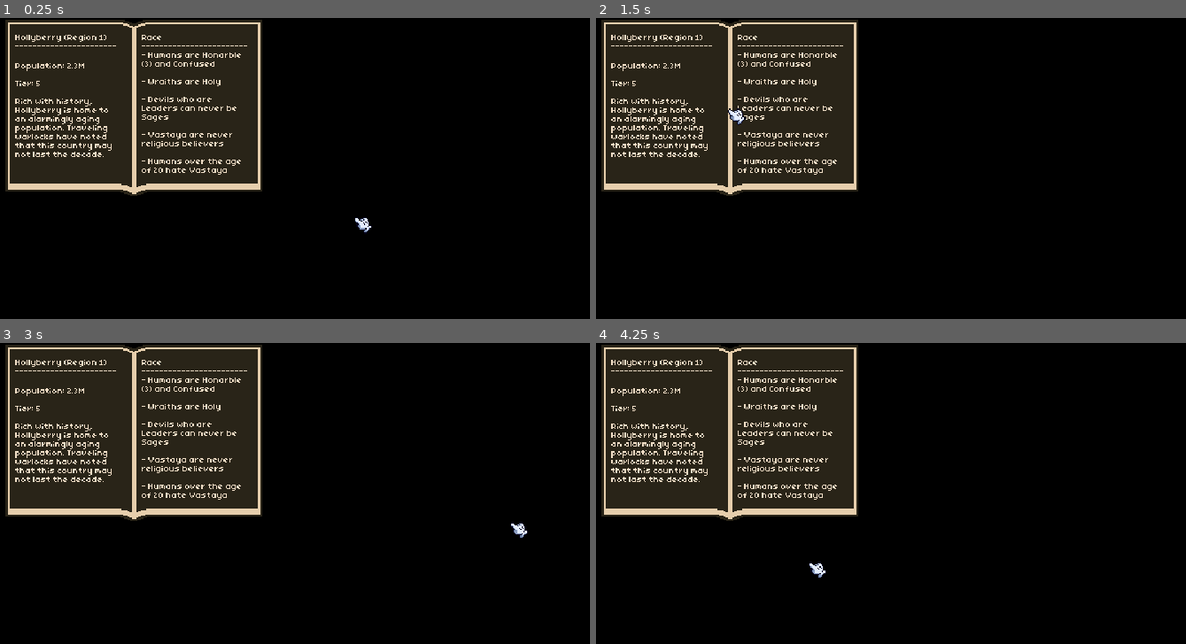
Above: before the commit, frames 1-4 (two rows, left to right).
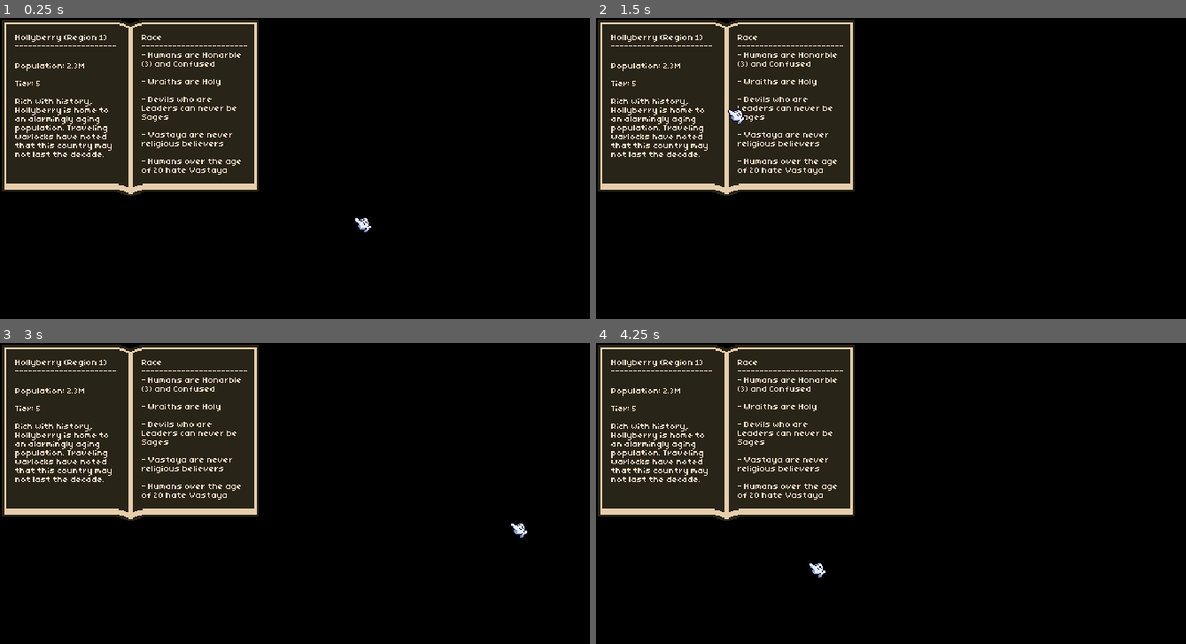
Above: after the commit, the same moments.

Repository: AdamRusv/poison-game
Game: Godot game, scene res://1_Scenes/1_Objects/atlas.tscn
The game is run twice, just before and just after one commit, with the same random seed, the same clock (stepped at 60 frames per second) and the same inputs. This scene is started directly instead of the project's main scene.
Inputs (mouse positions are in pixels of both pictures, inside the frame that each line leads up to):
- Up to frame 1 (0.25 s): no input
- Up to frame 2 (1.5 s): click (725, 108) at 0.52 s; click (725, 108) at 1.27 s
- Up to frame 3 (3 s): click (129, 433) at 2.02 s; tap Enter at 2.75 s; move the mouse to (507, 523) at 2.77 s; click (507, 523) at 2.85 s
- Up to frame 4 (4.25 s): tap Space (spacebar) at 3.5, 3.6 s; move the mouse to (808, 562) at 3.52 s

The runs differ from the first frame. In frame 1, 2.0% of the frame differs, in the area x 0-45%, y 0-60%; in frame 2, 2.0%; in frame 3, 2.0%; in frame 4, 2.0%.
Error in both runs: Cannot call method 'get_rect' on a null value. (res://2_Scripts/2_Independent/paper.gd:43)

Commit message:
added flip page shader and others

Diff:
--- a/1_Scenes/1_Objects/atlas.tscn
+++ b/1_Scenes/1_Objects/atlas.tscn
@@ -1,15 +1,26 @@
 [gd_scene format=3 uid="uid://cmikwn8hrnr5g"]
 
 [ext_resource type="Script" uid="uid://b1hcjlnogkytj" path="res://2_Scripts/2_Independent/paper.gd" id="1_dn5do"]
-[ext_resource type="Texture2D" uid="uid://btbkhfkp1pr81" path="res://0_Art/New_Art(Needs Sorting)/Atlas 2s-Sheet.png" id="2_3lemr"]
+[ext_resource type="Texture2D" uid="uid://d1r4cfimm4n7i" path="res://0_Art/New_Art(Needs Sorting)/Atlas 2s.png" id="2_osfa7"]
+[ext_resource type="Shader" uid="uid://c4d77gi57kbka" path="res://4_Shaders/0_Scripts/atlas page turn.gdshader" id="3_3lemr"]
+[ext_resource type="Texture2D" uid="uid://dy1gjsxd0sb6m" path="res://0_Art/New_Art(Needs Sorting)/Single Page Atlas.png" id="3_dn5do"]
 [ext_resource type="Theme" uid="uid://bhvewryp1cmbt" path="res://6_Other/description font.tres" id="4_28i0q"]
+[ext_resource type="Texture2D" uid="uid://cgmy4jxo6fcca" path="res://0_Art/New_Art(Needs Sorting)/Atlas Bottom Page Trim.png" id="4_xmrx0"]
 [ext_resource type="Texture2D" uid="uid://n82vq8gxieut" path="res://0_Art/New_Art(Needs Sorting)/PageCorner-Sheet.png" id="5_t11ig"]
 
-[sub_resource type="AtlasTexture" id="AtlasTexture_xmrx0"]
-atlas = ExtResource("2_3lemr")
-region = Rect2(0, 0, 242, 189)
-
 [sub_resource type="StyleBoxEmpty" id="StyleBoxEmpty_3lemr"]
+
+[sub_resource type="ShaderMaterial" id="ShaderMaterial_28i0q"]
+shader = ExtResource("3_3lemr")
+shader_parameter/flip_h = true
+shader_parameter/flip_v = false
+shader_parameter/progress = 0.0
+shader_parameter/x_end_factor = 1.00000002375
+shader_parameter/y_end_factor = 0.9990001899525001
+shader_parameter/reverse_dark = 1.0
+
+[sub_resource type="ViewportTexture" id="ViewportTexture_2y7yb"]
+viewport_path = NodePath("SubViewport")
 
 [sub_resource type="AtlasTexture" id="AtlasTexture_504ay"]
 atlas = ExtResource("5_t11ig")
@@ -17,8 +28,8 @@
 
 [node name="Paper" type="MarginContainer" unique_id=1389312574 node_paths=PackedStringArray("packetParent", "pageFlipButton", "pageFlipTexture", "parentNode", "detectionArea")]
 z_index = 1
-offset_right = 242.0
-offset_bottom = 189.0
+offset_right = 236.0
+offset_bottom = 163.0
 script = ExtResource("1_dn5do")
 packetParent = NodePath("Page Flip Container")
 pageFlipButton = NodePath("Page Flip Container/Page Flip Button")
@@ -26,9 +37,9 @@
 parentNode = NodePath(".")
 detectionArea = NodePath("Drag Button")
 
-[node name="TextureRect2" type="TextureRect" parent="." unique_id=444832334]
-layout_mode = 2
-texture = SubResource("AtlasTexture_xmrx0")
+[node name="Full Atlas" type="TextureRect" parent="." unique_id=444832334]
+layout_mode = 2
+texture = ExtResource("2_osfa7")
 stretch_mode = 2
 
 [node name="HBoxContainer" type="HBoxContainer" parent="." unique_id=1134887535]
@@ -107,6 +118,7 @@
 theme_override_styles/separator = SubResource("StyleBoxEmpty_3lemr")
 
 [node name="Region Info Holder" type="VBoxContainer" parent="HBoxContainer" unique_id=18310606]
+visible = false
 custom_maximum_size = Vector2(115, 150)
 layout_mode = 2
 size_flags_horizontal = 3
@@ -171,8 +183,24 @@
 fit_content = true
 scroll_active = false
 
+[node name="Page Projector" type="TextureRect" parent="." unique_id=2048782279]
+material = SubResource("ShaderMaterial_28i0q")
+layout_mode = 2
+texture = SubResource("ViewportTexture_2y7yb")
+
+[node name="Trim Container" type="MarginContainer" parent="." unique_id=384535913]
+layout_mode = 2
+theme_override_constants/margin_right = 5
+theme_override_constants/margin_bottom = 4
+
+[node name="Trim Sprite" type="TextureRect" parent="Trim Container" unique_id=1268765824]
+layout_mode = 2
+size_flags_horizontal = 8
+size_flags_vertical = 8
+texture = ExtResource("4_xmrx0")
+stretch_mode = 2
+
 [node name="Drag Button" type="Button" parent="." unique_id=1229789884]
-visible = false
 layout_mode = 2
 focus_mode = 0
 flat = true
@@ -193,3 +221,92 @@
 [node name="Page Flip Button" type="Button" parent="Page Flip Container" unique_id=940300415]
 layout_mode = 2
 flat = true
+
+[node name="SubViewport" type="SubViewport" parent="." unique_id=555889455]
+disable_3d = true
+transparent_bg = true
+handle_input_locally = false
+canvas_item_default_texture_filter = 0
+gui_snap_controls_to_pixels = false
+size = Vector2i(237, 163)
+
+[node name="Page Container" type="MarginContainer" parent="SubViewport" unique_id=1877625295]
+offset_right = 237.0
+offset_bottom = 163.0
+theme_override_constants/margin_right = 1
+
+[node name="Page Sprite" type="TextureRect" parent="SubViewport/Page Container" unique_id=1042208507]
+layout_mode = 2
+size_flags_horizontal = 8
+texture = ExtResource("3_dn5do")
+stretch_mode = 2
+
+[node name="MarginContainer" type="MarginContainer" parent="SubViewport" unique_id=231385002]
+offset_right = 640.0
+offset_bottom = 360.0
+theme_override_constants/margin_left = 122
+
+[node name="Region Info Holder" type="VBoxContainer" parent="SubViewport/MarginContainer" unique_id=1909880771]
+custom_maximum_size = Vector2(115, 150)
+layout_mode = 2
+size_flags_horizontal = 3
+theme_override_constants/separation = 0
+
+[node name="Top Separator" type="HSeparator" parent="SubViewport/MarginContainer/Region Info Holder" unique_id=1539597412]
+layout_mode = 2
+theme_override_constants/separation = 15
+theme_override_styles/separator = SubResource("StyleBoxEmpty_3lemr")
+
+[node name="Title Container" type="MarginContainer" parent="SubViewport/MarginContainer/Region Info Holder" unique_id=1873021111]
+layout_mode = 2
+theme_override_constants/margin_left = 6
+theme_override_constants/margin_top = 0
+theme_override_constants/margin_right = 10
+
+[node name="Title Label" type="RichTextLabel" parent="SubViewport/MarginContainer/Region Info Holder/Title Container" unique_id=320638909]
+layout_mode = 2
+theme = ExtResource("4_28i0q")
+bbcode_enabled = true
+text = "Race"
+fit_content = true
+scroll_active = false
+
+[node name="Title Seperation Container" type="MarginContainer" parent="SubViewport/MarginContainer/Region Info Holder" unique_id=1603940953]
+layout_mode = 2
+theme_override_constants/margin_left = 6
+theme_override_constants/margin_right = 10
+
+[node name="Title Seperation Label" type="RichTextLabel" parent="SubViewport/MarginContainer/Region Info Holder/Title Seperation Container" unique_id=586639354]
+layout_mode = 2
+theme = ExtResource("4_28i0q")
+text = "------------------------"
+fit_content = true
+scroll_active = false
+
+[node name="Mid Separator" type="HSeparator" parent="SubViewport/MarginContainer/Region Info Holder" unique_id=459219639]
+layout_mode = 2
+theme_override_constants/separation = 0
+theme_override_styles/separator = SubResource("StyleBoxEmpty_3lemr")
+
+[node name="Info Container" type="MarginContainer" parent="SubViewport/MarginContainer/Region Info Holder" unique_id=1211441657]
+layout_mode = 2
+theme_override_constants/margin_left = 6
+theme_override_constants/margin_top = 0
+theme_override_constants/margin_right = 10
+theme_override_constants/margin_bottom = 0
+
+[node name="Info Label" type="RichTextLabel" parent="SubViewport/MarginContainer/Region Info Holder/Info Container" unique_id=559816010]
+layout_mode = 2
+theme = ExtResource("4_28i0q")
+bbcode_enabled = true
+text = "- Humans are Honarble (3) and Confused
+
+- Wraiths are Holy
+
+- Devils who are Leaders can never be Sages
+
+- Vastaya are never religious believers
+
+- Humans over the age of 20 hate Vastaya"
+fit_content = true
+scroll_active = false
--- /dev/null
+++ b/4_Shaders/0_Scripts/atlas page turn.gdshader
@@ -0,0 +1,147 @@
+shader_type canvas_item;
+uniform bool flip_h = false;
+uniform bool flip_v = false;
+uniform float progress : hint_range(0.0, 1.0, 0.001) = 0.0;
+uniform float x_end_factor : hint_range(0.5, 3.0, 0.001) = 2.0;
+uniform float y_end_factor : hint_range(-3.0, 1.0, 0.001) = -1.5;
+uniform float reverse_dark : hint_range(0.2, 1.0, 0.01) = 0.75;
+const vec2 scale = vec2(1.,1.);
+
+vec2 Line2point(vec2 linePoint,vec2 lineDire,vec2 point) {
+	lineDire = normalize(lineDire);
+	vec2 line2Ori = - linePoint - dot(-linePoint,lineDire)*lineDire;
+	vec2 p2Ori = - point - dot(-point,lineDire)*lineDire;
+	return line2Ori-p2Ori;
+	}
+
+vec4 ColorWithA(vec4 oldCol,vec4 newCol){
+	vec4 finalCol;
+	if((newCol.a + oldCol.a)>=1.)
+	{
+		finalCol.rgb = newCol.rgb ;
+		finalCol.a =1.0;
+	}
+	else{
+		finalCol.rgb = newCol.a/(newCol.a + oldCol.a)*newCol.rgb + oldCol.a/(newCol.a + oldCol.a)*oldCol.rgb;
+		finalCol.a = oldCol.a +newCol.a;
+		}
+	return 	finalCol;
+	}
+
+void fragment() {
+    vec2 uv = UV;
+	vec2 mouse_pos = (1.0 / TEXTURE_PIXEL_SIZE) * vec2(x_end_factor * progress, (y_end_factor - 1.0) * progress + 1.0);
+
+	if (flip_h) {uv.x = 1.0 - uv.x;}
+	if (flip_v) {uv.y = 1.0 - uv.y;}
+
+	vec4 finalColor = vec4(0.0); // Initialize with transparent color
+	float scale_min = scale.x/scale.y;
+	vec2 uv_max = vec2(scale_min,1.);
+	float trueScale;
+	if(scale.y<scale.x){
+		scale_min = scale.y/scale.x;
+		uv.y = uv.y * scale_min;
+		uv_max = vec2(1.,scale_min);
+		trueScale = scale.x;
+		}
+	else{
+		uv.x = uv.x*scale_min;
+		trueScale = scale.y;
+	}
+
+	vec2 pPos = uv / TEXTURE_PIXEL_SIZE * trueScale;
+	if (mouse_pos.x>-0.0001)
+	{
+		vec2 left_bottom = vec2(0.,uv_max.y/TEXTURE_PIXEL_SIZE.y * trueScale);
+		vec2 midpoint = (mouse_pos - left_bottom)/2. + left_bottom;
+		vec2 midDirect = normalize(vec2(-(mouse_pos-left_bottom).y,(mouse_pos-left_bottom).x));
+		//bg
+
+		//pageback
+		vec2 sharpPoint = vec2(0.,midpoint.y - midDirect.y/midDirect.x * midpoint.x);
+		vec2 flipEdgeDire = normalize(sharpPoint - mouse_pos);
+		//pagebackBottom
+		vec2 sharpPointB = vec2(midpoint.x-midDirect.x/midDirect.y * (midpoint-left_bottom).y,left_bottom.y);
+		vec2 flipEdgeDireB = normalize(sharpPointB - mouse_pos);
+
+		float cyOriOff = length(mouse_pos-left_bottom);
+		if (cyOriOff>100.) cyOriOff = 100.;
+		float cyR = cyOriOff*2./PI;
+		float pageHDire = PI/6.;
+		vec2 midlineToP = Line2point(midpoint,midDirect,pPos);
+		vec2 sideEdgeToP = Line2point(mouse_pos,flipEdgeDire,pPos);
+		vec2 BottomEdgeToP = Line2point(mouse_pos,flipEdgeDireB,pPos);
+
+		vec2 cyOriToP = midlineToP - normalize(mouse_pos- left_bottom)*cyOriOff;
+		vec2 cyEdgeToP = midlineToP - normalize(mouse_pos- left_bottom)*(cyOriOff-cyR);
+
+		bool atBG = (cyOriToP).x<=-0.01;
+		bool atPageBack = !atBG&&(sideEdgeToP.y>0.)&&(BottomEdgeToP.x<=0.);
+		bool atCy = cyEdgeToP.x >=0. && (cyOriToP).x<=0.;
+		bool atCyPage = false;
+		vec2 uvCy ;
+		vec2 uvCyB ;
+
+		float shadow = 1.;
+		if (atCy){
+			vec2 cyOri = pPos-cyOriToP;
+			vec2 trueDis = cyR*  asin(length(cyOriToP)/cyR)*normalize(cyOriToP);
+			vec2 truePos = cyOri+trueDis;
+
+			vec2 sideEdgeToTP = Line2point(mouse_pos,flipEdgeDire,truePos);
+			vec2 BottomEdgeToTP = Line2point(mouse_pos,flipEdgeDireB,truePos);
+			uvCyB = truePos * TEXTURE_PIXEL_SIZE /trueScale;
+			shadow *= 1.-pow(length(trueDis)/(cyR*PI/2.),3.);
+
+			if ((BottomEdgeToTP.x<0.)&& (sideEdgeToTP.y>0.))
+				{
+					atCyPage = true;
+					uvCy = vec2(length(sideEdgeToTP),left_bottom.y-length(BottomEdgeToTP))*TEXTURE_PIXEL_SIZE /trueScale;
+				}
+
+			if ((uvCyB.x > uv_max.x)||(uvCyB.y > uv_max.y)||(uvCyB.x <= 0.)|| (uvCyB.y <= 0.))
+				atCy =false;
+		}
+
+    // Page
+    if (!atBG && !atCy) {
+		vec2 temp_uv = uv;
+		if (flip_h) {temp_uv = vec2(1.0 - temp_uv.x, temp_uv.y);}
+		if (flip_v) {temp_uv = vec2(temp_uv.x, 1.0 - temp_uv.y);}
+        vec4 color = texture(TEXTURE, temp_uv);
+        finalColor = color;
+    }
+
+    // cyBottom
+    if (atCy) {
+		vec2 temp_uv = uvCyB;
+		if (flip_h) {temp_uv = vec2(1.0 - temp_uv.x, temp_uv.y);}
+		if (flip_v) {temp_uv = vec2(temp_uv.x, 1.0 - temp_uv.y);}
+        vec4 cyColor = texture(TEXTURE, temp_uv);
+        finalColor = cyColor;
+    }
+
+    if (atCyPage) {
+		vec2 temp_uv = uvCy;
+		if (flip_h) {temp_uv = vec2(1.0 - temp_uv.x, temp_uv.y);}
+		if (flip_v) {temp_uv = vec2(temp_uv.x, 1.0 - temp_uv.y);}
+        vec4 cyPageColor = texture(TEXTURE, temp_uv);
+        cyPageColor.rgb *= reverse_dark;
+        // Blend based on the alpha value of cyPageColor
+        finalColor = mix(finalColor, cyPageColor, cyPageColor.a);
+    }
+	else if (atPageBack) {
+        vec2 temp_uv = vec2(length(sideEdgeToP), left_bottom.y - length(BottomEdgeToP)) * TEXTURE_PIXEL_SIZE / trueScale;
+		if (flip_h) {temp_uv = vec2(1.0 - temp_uv.x, temp_uv.y);}
+		if (flip_v) {temp_uv = vec2(temp_uv.x, 1.0 - temp_uv.y);}
+        vec4 pageBackColor = texture(TEXTURE, temp_uv);
+        pageBackColor.rgb *= reverse_dark;  // 使掀起的反面稍微变暗
+        // Blend based on the alpha value of pageBackColor
+        finalColor = mix(finalColor, pageBackColor, pageBackColor.a);
+    }
+
+    COLOR = finalColor;
+}
+
+}
Binary file changed: 0_Art/New_Art(Needs Sorting)/Atlas 2s.aseprite
Binary file added: 0_Art/New_Art(Needs Sorting)/Atlas 2s.png
Not shown, added: 0_Art/New_Art(Needs Sorting)/Atlas 2s.png.import
Binary file added: 0_Art/New_Art(Needs Sorting)/Atlas Bottom Page Trim.aseprite
Binary file added: 0_Art/New_Art(Needs Sorting)/Atlas Bottom Page Trim.png
Not shown, added: 0_Art/New_Art(Needs Sorting)/Atlas Bottom Page Trim.png.import
Binary file added: 0_Art/New_Art(Needs Sorting)/Single Page Atlas.aseprite
Binary file added: 0_Art/New_Art(Needs Sorting)/Single Page Atlas.png
Not shown, added: 0_Art/New_Art(Needs Sorting)/Single Page Atlas.png.import
Not shown, added: 4_Shaders/0_Scripts/atlas page turn.gdshader.uid
